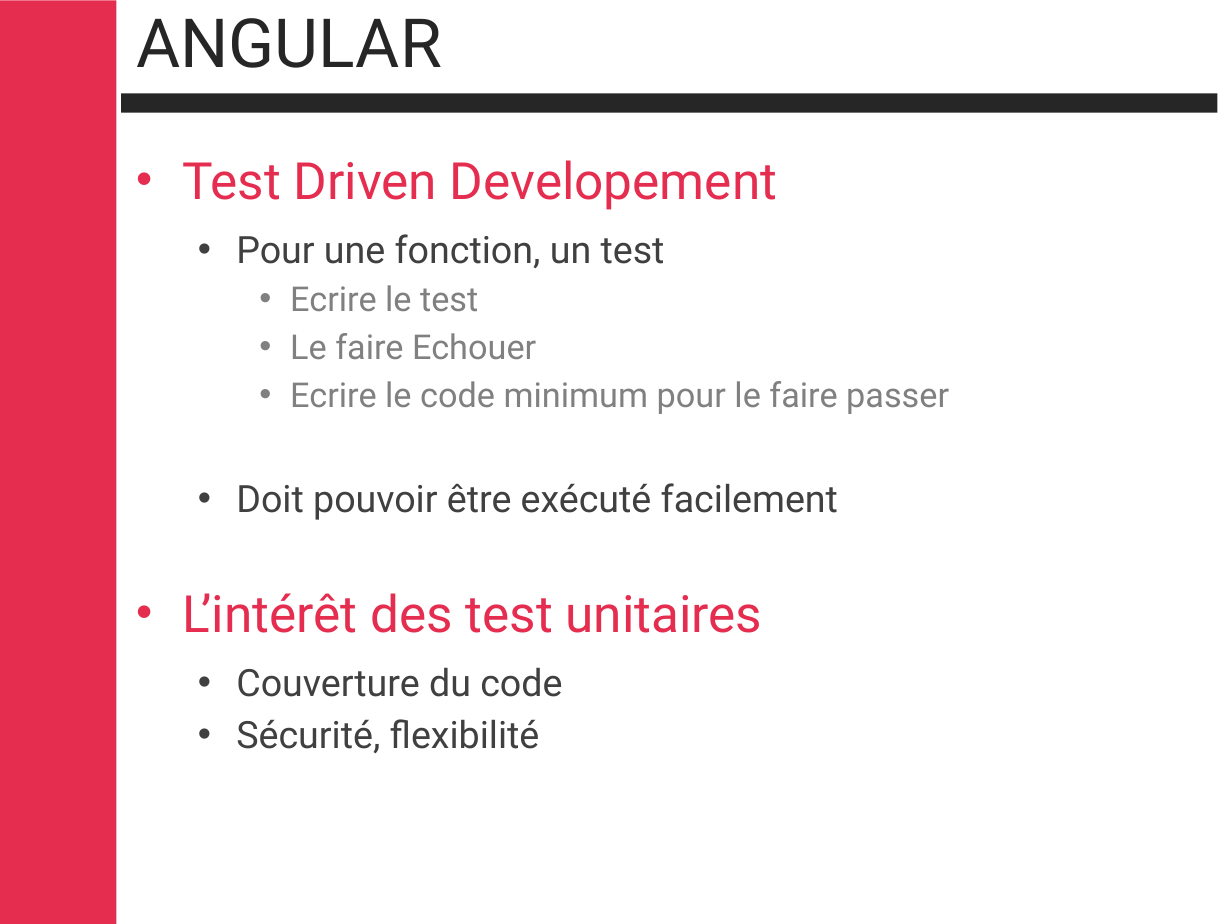
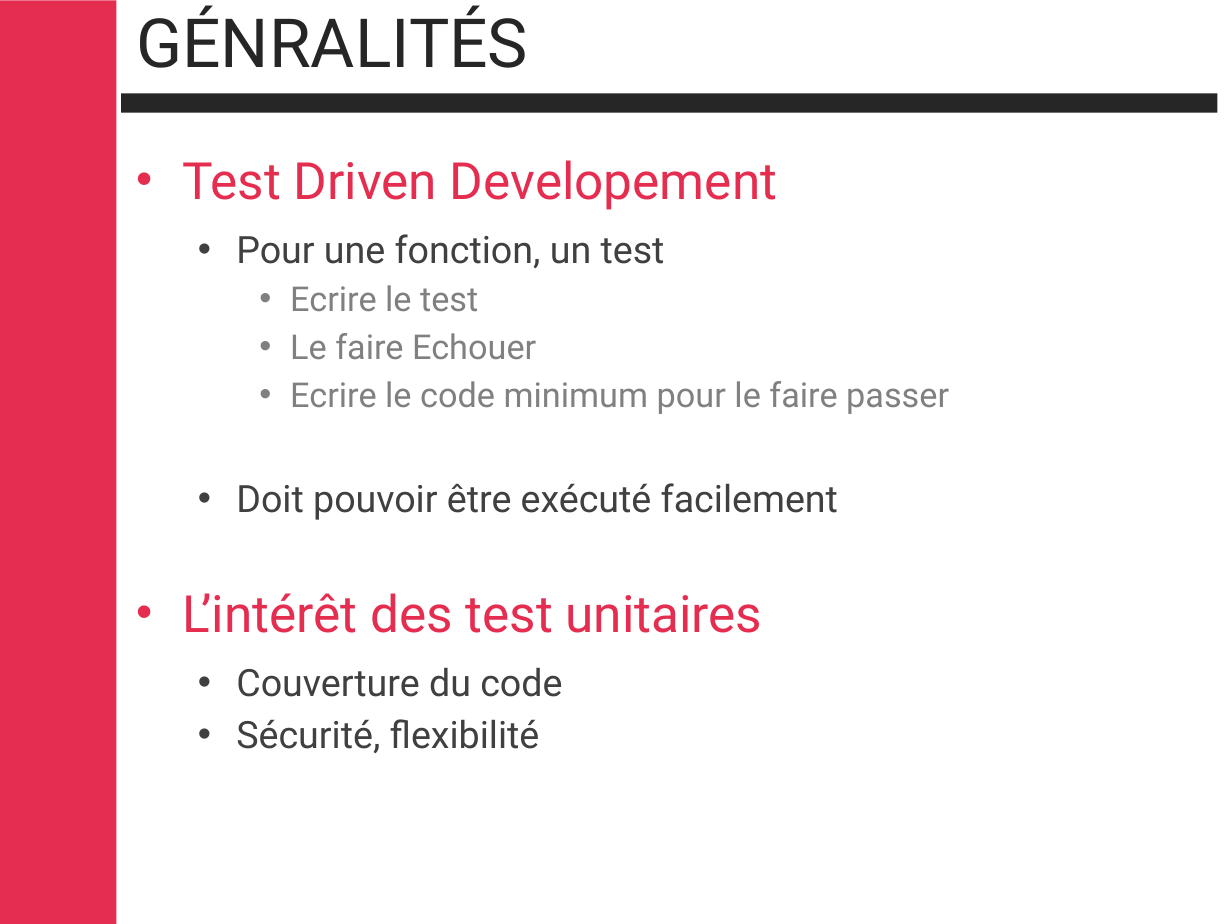
Before and after one commit to cbalit/handson-angular, a slide deck: slide 105 of Angular.pptx (slide 64 before the commit). Drawn at 1232x924 pixels with LibreOffice and Linux fonts; fonts in the diff are those of the drawing; background and template pictures are left out. Boxes give left, top, right and bottom in pixels: in the first picture for what was removed or moved away, otherwise in the second. Text is boxed around its words. In the diff, an @@ line names an element or a change of style, - is before the commit and + after.

```diff
--- a/Angular.pptx
+++ b/Angular.pptx
@@ title at (x1=136, y1=5, x2=528, y2=68): text changed @@
-ANGULAR
+GÉNRALITÉS
```
Also in this commit, not shown: 23 other slides changed, 57 slides added, 14 slides removed.
